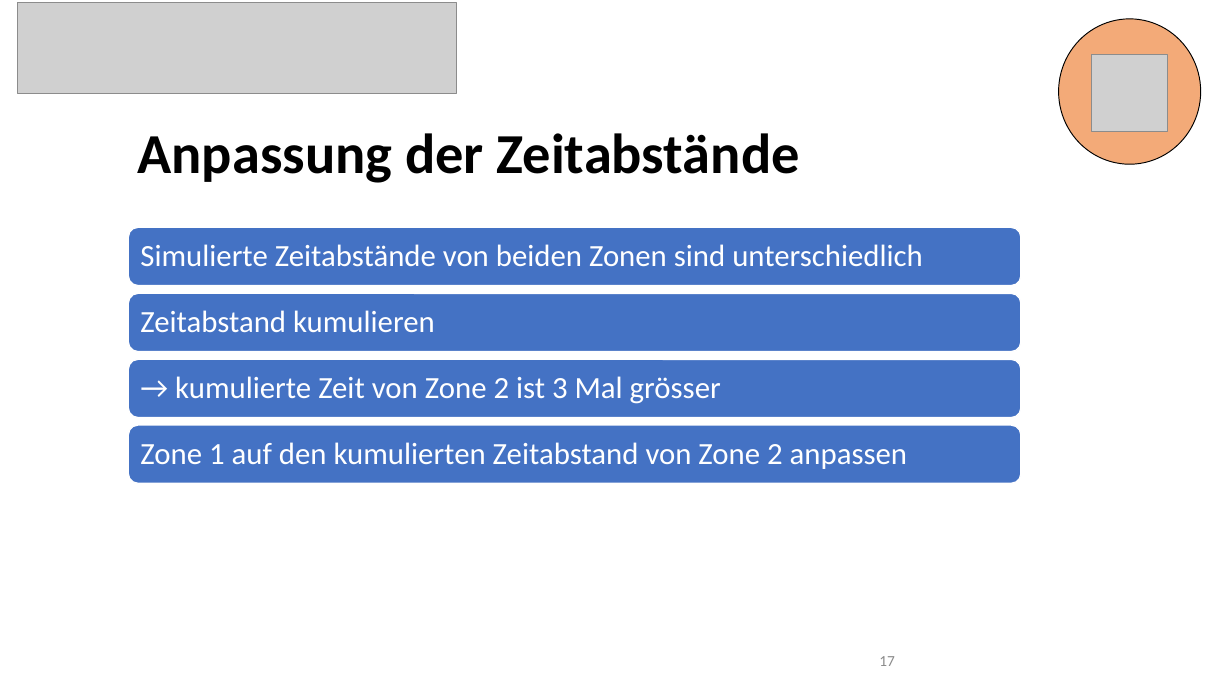
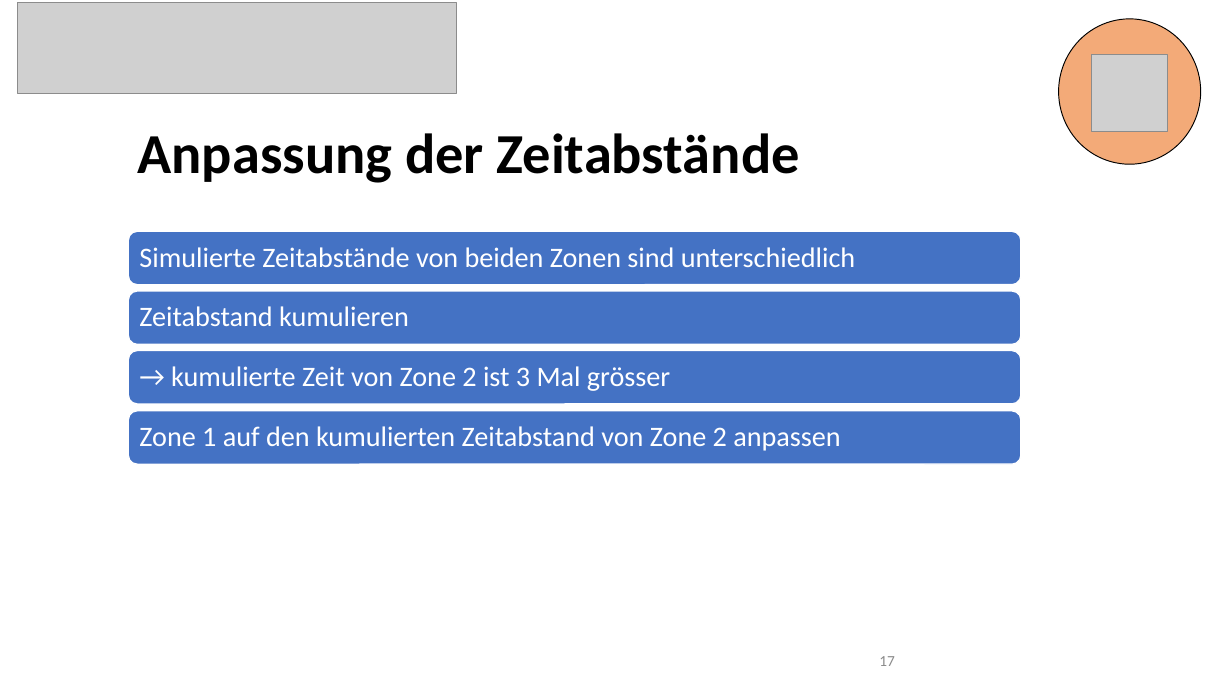
Before and after one commit to 7ben18/FHNW_Steinschlagrisiko, a slide deck: slide 17 of Praesentation/Steinschlagrisiko_Präsentation.pptx. Drawn at 1232x693 pixels with LibreOffice and Linux fonts; fonts in the diff are those of the drawing; grey boxes stand for pictures. Boxes give left, top, right and bottom in pixels: in the first picture for what was removed or moved away, otherwise in the second. Text is boxed around its words. In the diff, an @@ line names an element or a change of style, - is before the commit and + after.

```diff
--- a/Praesentation/Steinschlagrisiko_Präsentation.pptx
+++ b/Praesentation/Steinschlagrisiko_Präsentation.pptx
@@ rounded rectangle: place and size @@
-rounded rectangle at (128,227,1021,286)
+rounded rectangle at (128,231,1021,285)
@@ rounded rectangle: place and size @@
-rounded rectangle at (128,294,1021,352)
+rounded rectangle at (128,291,1021,345)
@@ rounded rectangle: place and size @@
-rounded rectangle at (128,360,1021,418)
+rounded rectangle at (128,350,1021,404)
@@ text "→ kumulierte Zeit von Zone ...": place and size @@
-text "→ kumulierte Zeit von Zone ..." at (175,376,721,404)
+text "→ kumulierte Zeit von Zone ..." at (171,366,670,391)
@@ rounded rectangle: place and size @@
-rounded rectangle at (128,425,1021,483)
+rounded rectangle at (128,411,1021,465)
@@ size 24 to 22 pt in 4 elements at (139,247,855,267), (139,306,409,326), (171,366,670,391), (139,426,840,451) @@
@@ text "Zone 1 auf den kumulierten ...": place and size @@
-text "Zone 1 auf den kumulierten ..." at (140,442,907,469)
+text "Zone 1 auf den kumulierten ..." at (139,426,840,451)
```
Also in this commit, not shown: 14 other slides changed.
